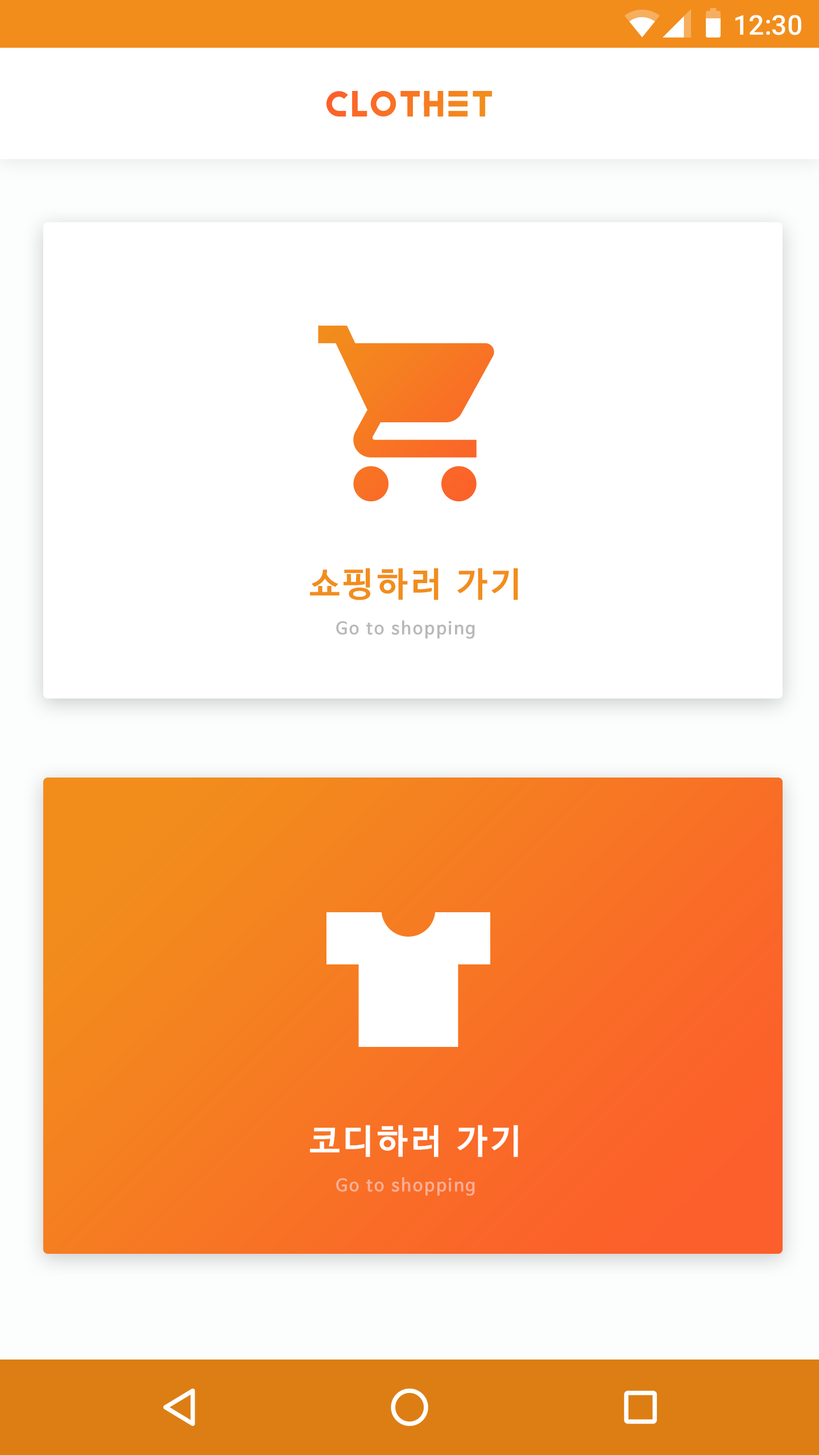
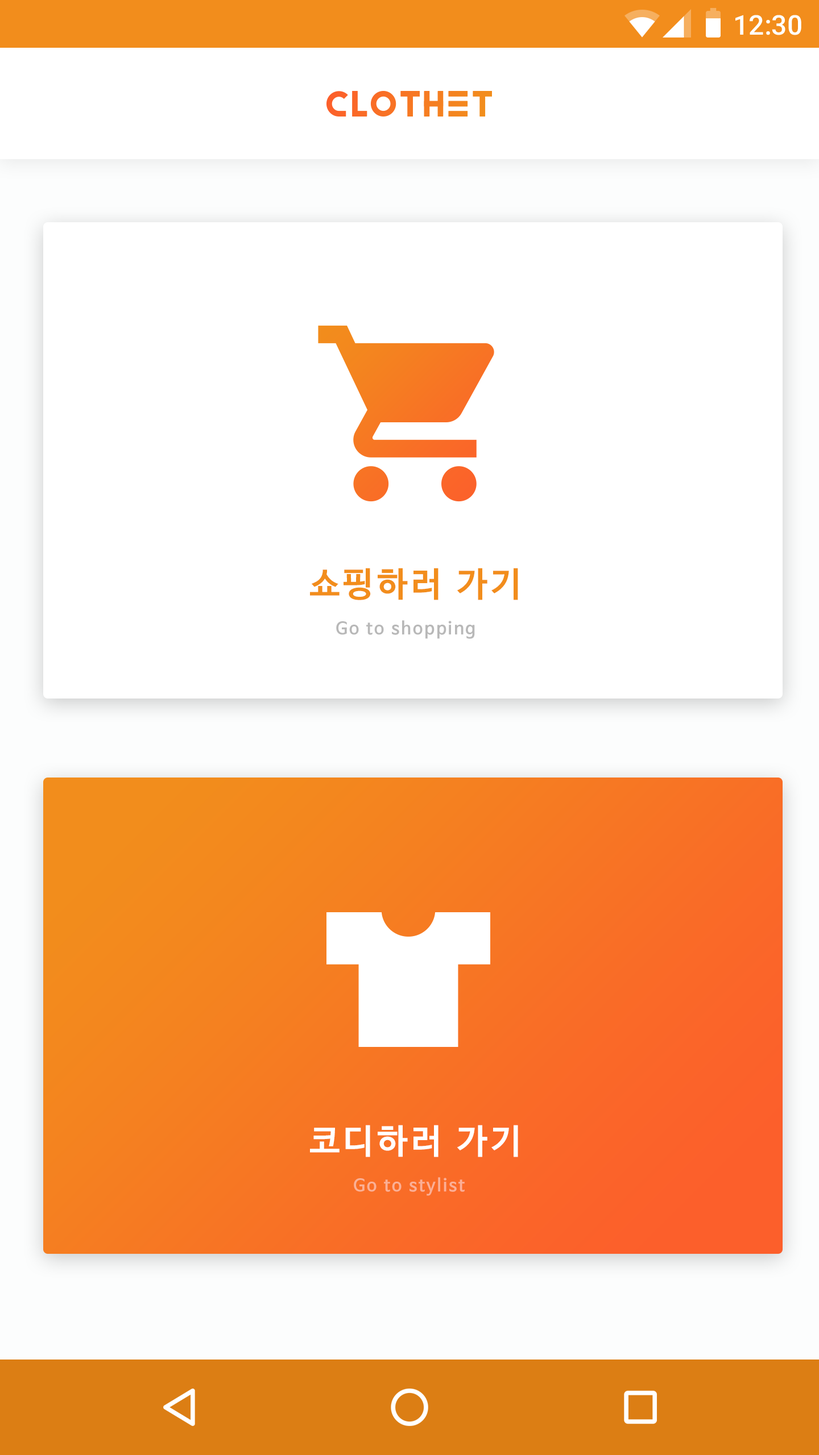
Layer changes from the first w=819, h=1455 image to the second:
renamed "Go to shopping" to "Go to stylist", painted on it over [335, 1177, 475, 1197]
